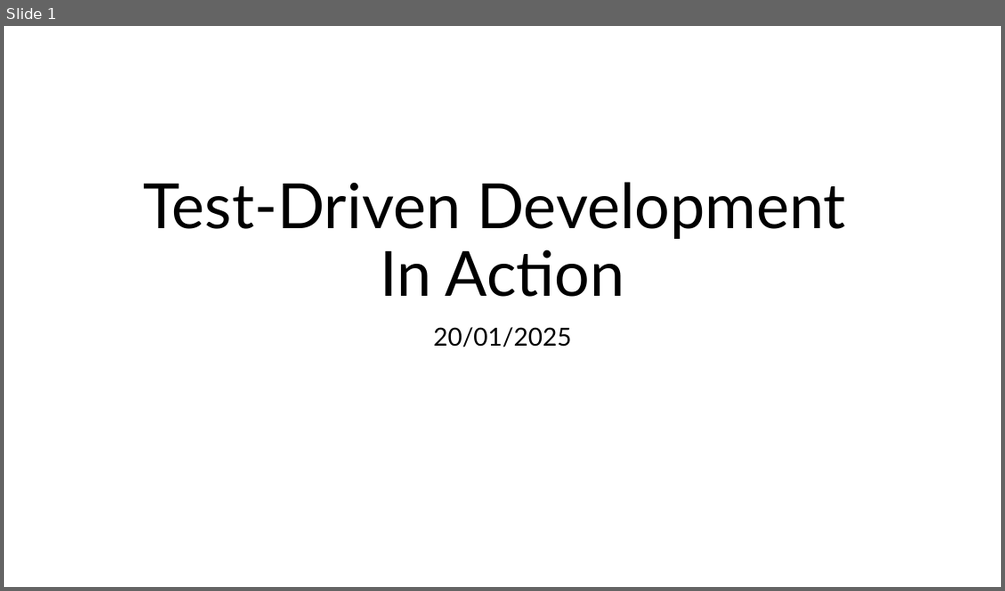
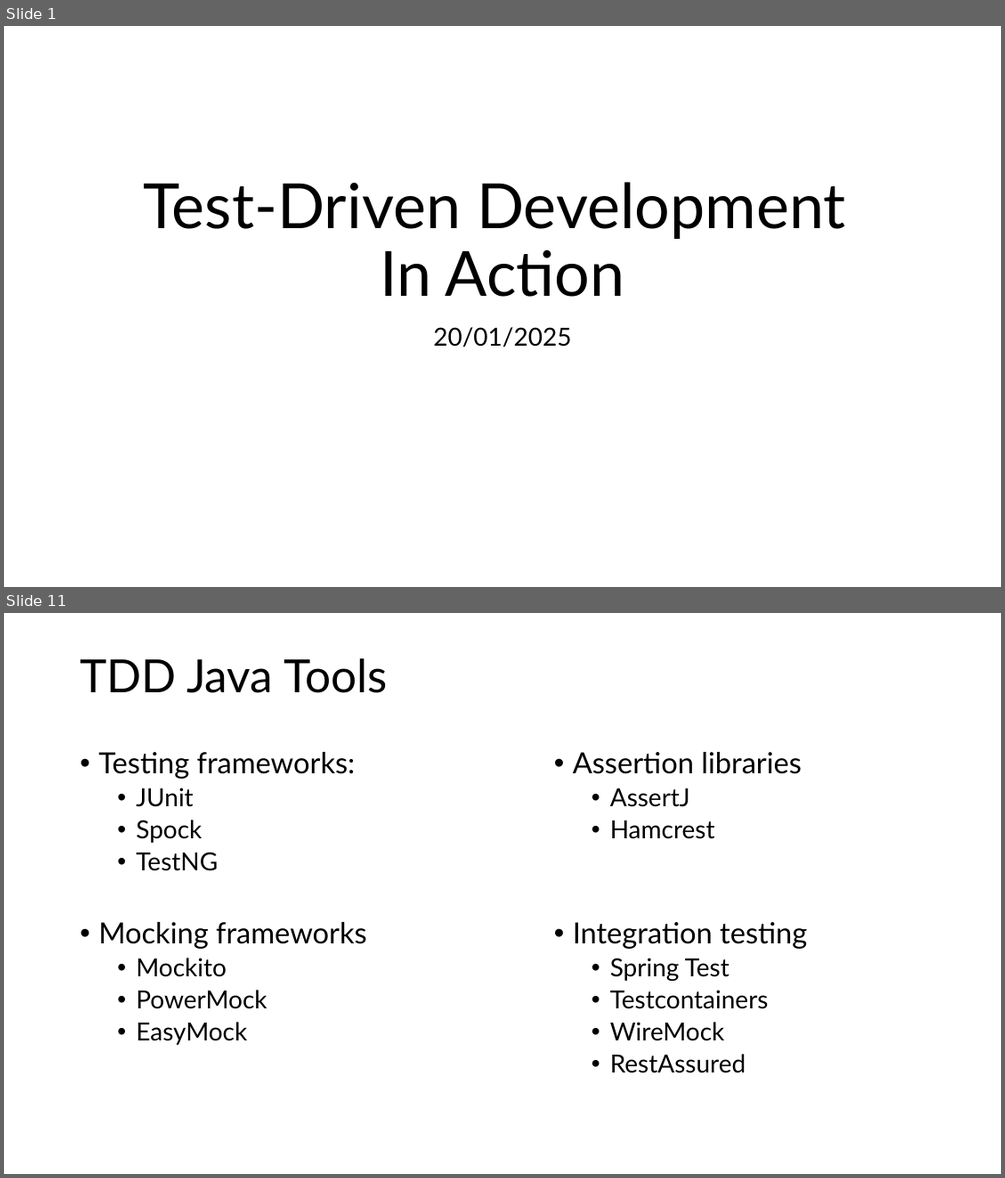
Before and after one commit to G2HJei/tdd-birthday-emails, a slide deck: Test-Driven Development.pptx. Shown one above the other, each under a label of ours: slide 1 before the commit, slides 1 and 11 after it; the slides between them are not shown. The pictures are 1005x591 and 1005x1178 pixels, drawn with LibreOffice and Linux fonts; fonts in the diff are those of the drawing. Boxes give left, top, right and bottom in pixels: in the first picture for what was removed or moved away, otherwise in the second. Text is boxed around its words. In the diff, an @@ line names an element or a change of style, - is before the commit and + after.

```diff
--- a/Test-Driven Development.pptx
+++ b/Test-Driven Development.pptx
@@ slide 11 added at [4,613,1001,1174], background #FFFFFF @@
@@ text added at [80,658,388,693], 44 pt, text #000000 @@
+TDD Java Tools
@@ text added at [98,752,367,1045], 24 pt, text #000000 @@
+• Testing frameworks:
+  • JUnit
+  • Spock
+  • TestNG
+• Mocking frameworks
+  • Mockito
+  • PowerMock
+  • EasyMock
@@ text added at [573,752,807,1073], 24 pt, text #000000 @@
+• Assertion libraries
+  • AssertJ
+  • Hamcrest
+• Integration testing
+  • Spring Test
+  • Testcontainers
+  • WireMock
+  • RestAssured
```
Also in this commit, not shown: 5 slides changed, 9 other slides added, 3 other files.
